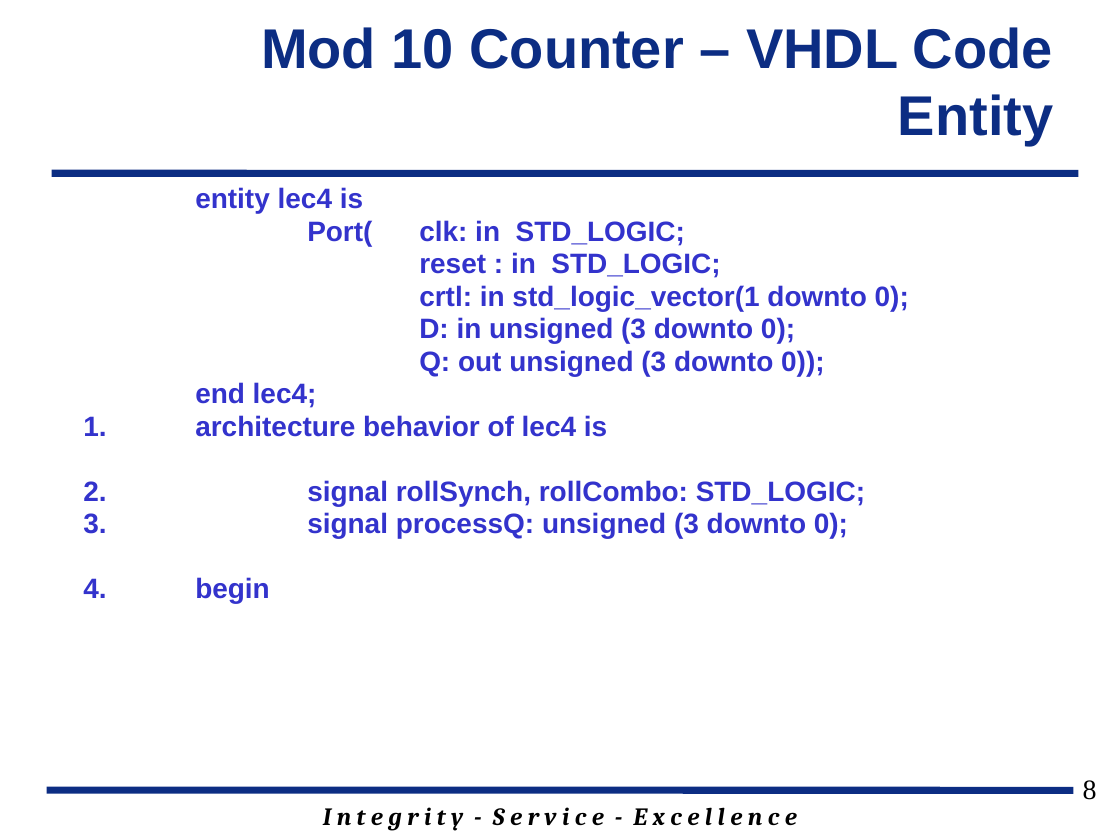
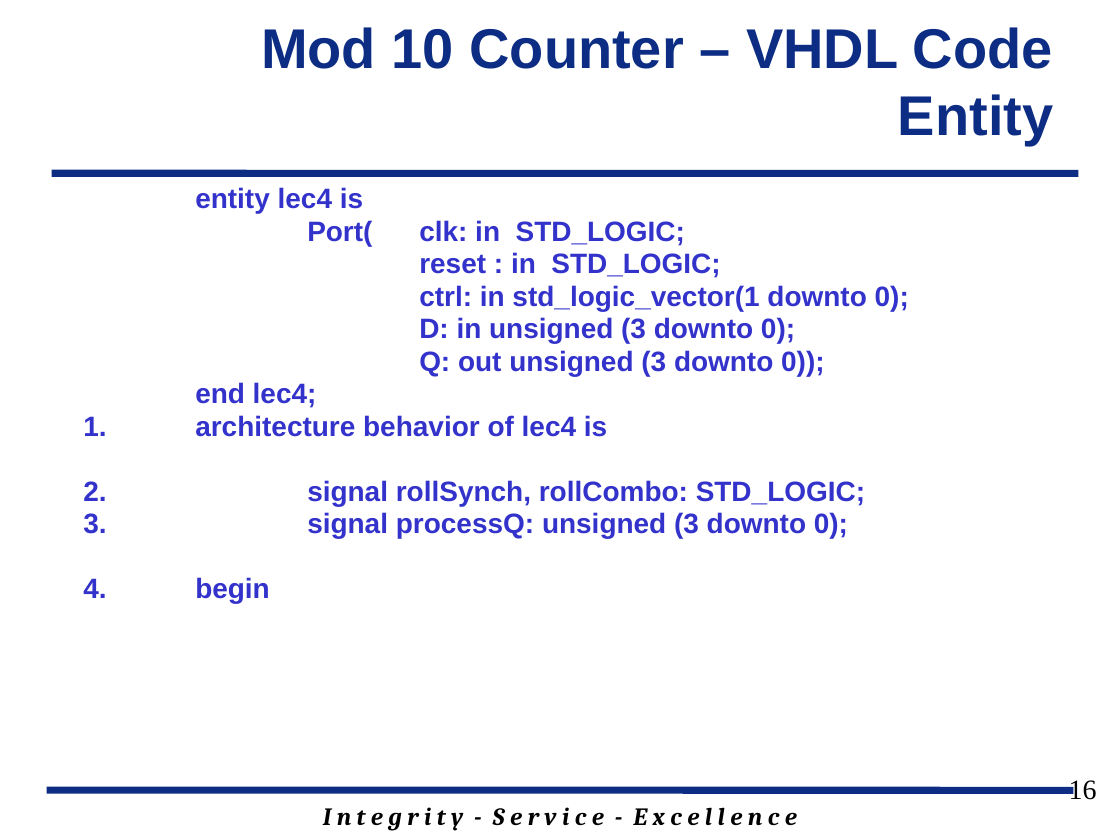
Before and after one commit to jfalkinburg/ECE383_web, a slide deck: slide 16 of lecture/slides/ECE_383_Lec4.pptx (slide 8 before the commit). Drawn at 1120x840 pixels with LibreOffice and Linux fonts; fonts in the diff are those of the drawing; background and template pictures are left out. Boxes give left, top, right and bottom in pixels: in the first picture for what was removed or moved away, otherwise in the second. Text is boxed around its words. In the diff, an @@ line names an element or a change of style, - is before the commit and + after.

```diff
--- a/lecture/slides/ECE_383_Lec4.pptx
+++ b/lecture/slides/ECE_383_Lec4.pptx
@@ text at bbox=[419, 285, 909, 311]: text changed @@
-  crtl: in std_logic_vector(1 downto 0);
+  ctrl: in std_logic_vector(1 downto 0);
@@ page number at bbox=[1069, 780, 1097, 800]: text changed @@
-8
+16
```
Also in this commit, not shown: 6 other slides changed, 4 slides added, 1 slide removed, 3 other files.
